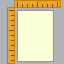
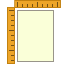
Layers edited between the first and the second 64×64 image:
removed layer "Lineal waagerecht" over [14, 0, 61, 8]
painted on "Blatt" over [7, 0, 61, 64]
hid "Hintergrund" over [0, 0, 64, 64]
